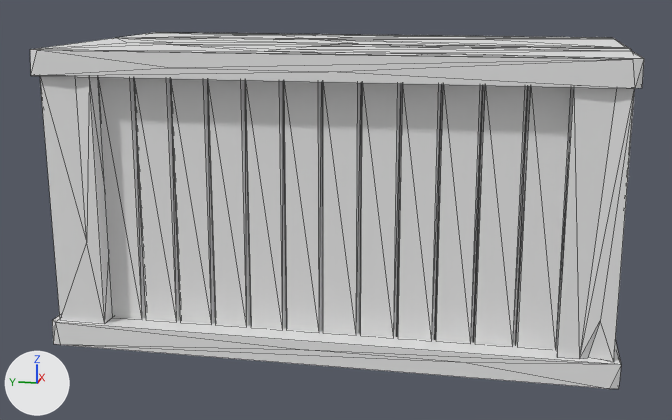
The FBX model WinAPI_2504/Resources/MedievalConstructions/Game/LowPolyMedievalConstructions/Meshes/SM_Tavern_Table_1.FBX as it was, and as the next commit left it.
Camera for both pictures: a 50 mm lens placed at (-3.92, -0.73, 1.45), pointed at (-0.04, 0.05, 0.48). Lighting does not change. The marker at lower left points along +X, +Y and +Z. Mesh edges are drawn as thin lines. Objects named as collision shapes, trigger or cutter boxes, shadow casters or lower levels of detail are left out. Where no turn or scale is listed for an object, it has been applied to the vertices.

Names of what the first picture shows: 'SM_Tavern_Table_1'.
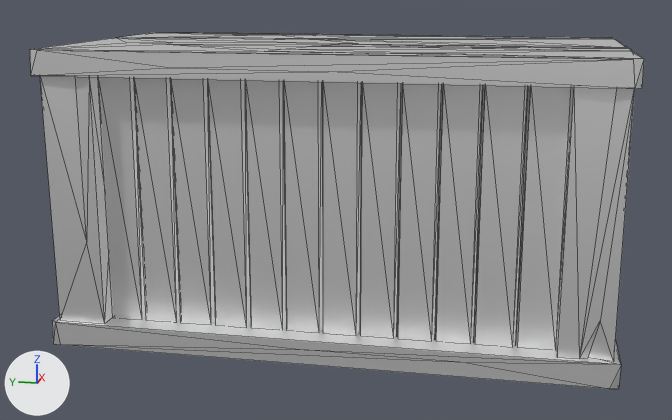
The newer file is also turned or shifted as a whole; pictures and numbers use the older file's frame.

Edits to the bpy script that builds the scene:
```text
Change mat_m_texture_atlas:
    mat_m_texture_atlas.metallic: 0.0 -> 1.0
Change me_sm_tavern_table_1:
    where me_sm_tavern_table_1.from_pydata(...)  # 366 vertices, 415 faces; spans x -0.62..0.63, y -1.13..1.13, z 0.0..1.2
    used by ob_sm_tavern_table_1; location = (0.0, 0.0, 0.0)
    verts and faces of me_sm_tavern_table_1; kept vertices keep their numbers, new ones are numbered from 366
    before: 17 (-0.52, -0.58, 0.09) at pixel (470, 343), 19 (-0.52, -0.58, 1.1), 282 (-0.49, -0.59, 1.12), 283 (-0.49, -0.59, 0.08), 290 (-0.49, -0.59, 0.08)
    before: 291 (-0.49, -0.59, 1.12)
    me_sm_tavern_table_1 part 1
    add delete_vertices([290, 291])  # with the faces that use them
    add faces += [(17, 283, 282), (17, 282, 19)]
```

What differs and where, as boxes [x1, y1, x2, y2] in the pictures (672 x 420 px; the box of a moved part takes in the faces that stretch with it):
'SM_Tavern_Table_1', surface changed, reshaped
    both: [30, 32, 644, 389]
part 1 of me_sm_tavern_table_1, moved or reshaped
    both: [471, 85, 483, 342]
